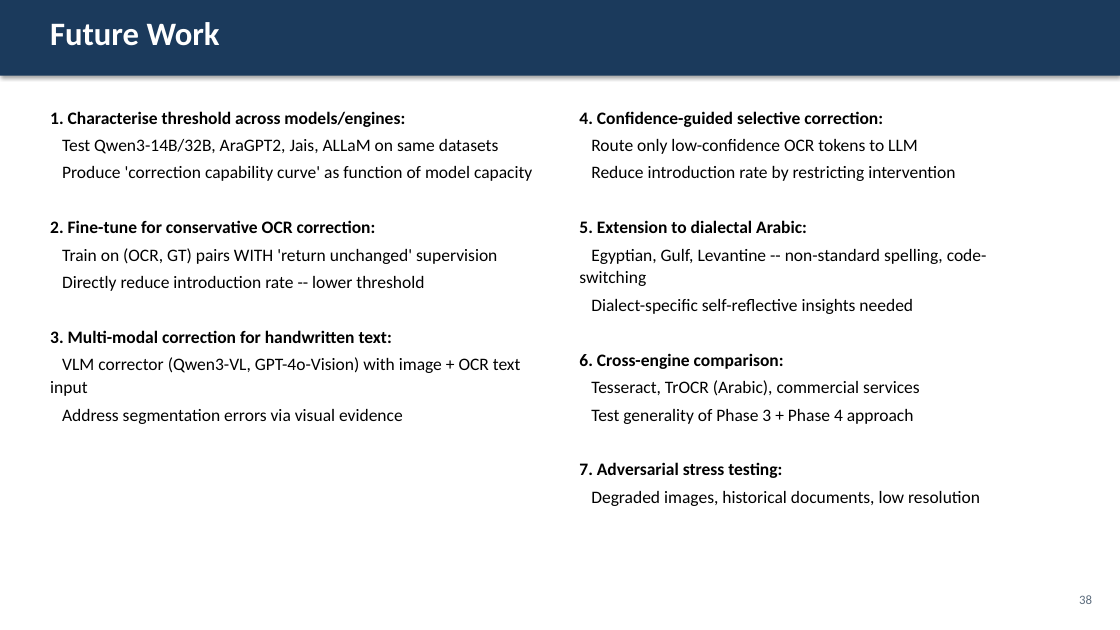
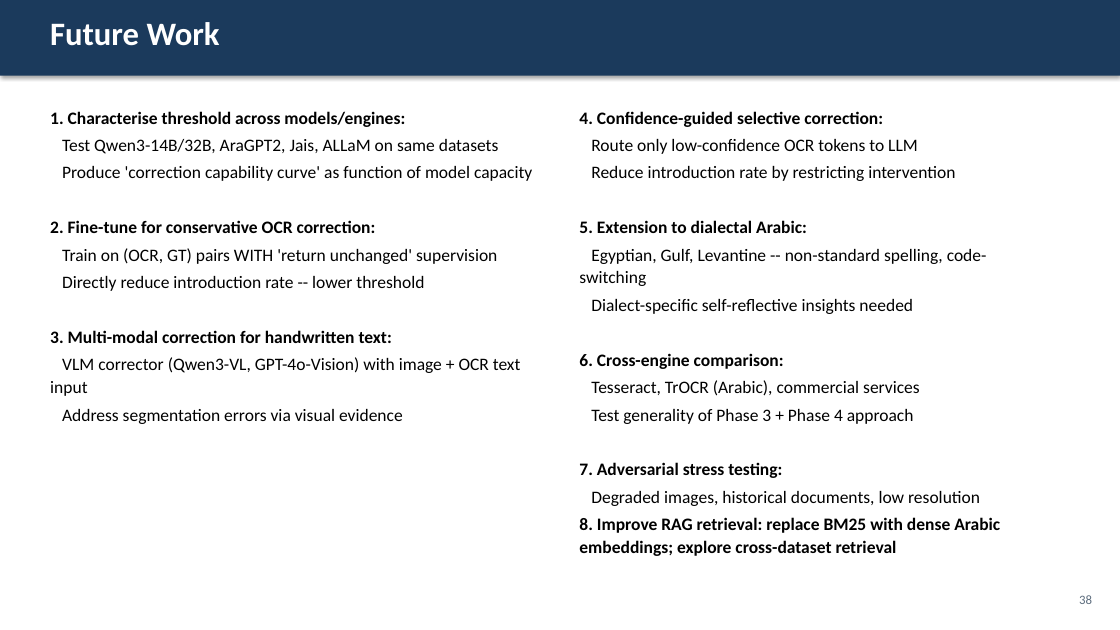
Before and after one commit to Mohamedsabry109/Arabic-Post-OCR-Correction, a slide deck: slide 38 of publication/thesis/defense_presentation.pptx. Drawn at 1120x630 pixels with LibreOffice and Linux fonts; fonts in the diff are those of the drawing. Boxes give left, top, right and bottom in pixels: in the first picture for what was removed or moved away, otherwise in the second. Text is boxed around its words. In the diff, an @@ line names an element or a change of style, - is before the commit and + after.

```diff
--- a/publication/thesis/defense_presentation.pptx
+++ b/publication/thesis/defense_presentation.pptx
@@ text at (x1=579, y1=517, x2=1000, y2=556): paragraph added @@
+8. Improve RAG retrieval: replace BM25 with dense Arabic embeddings; explore cross-dataset retrieval
```
Also in this commit, not shown: 8 other slides changed, 13 other files.
